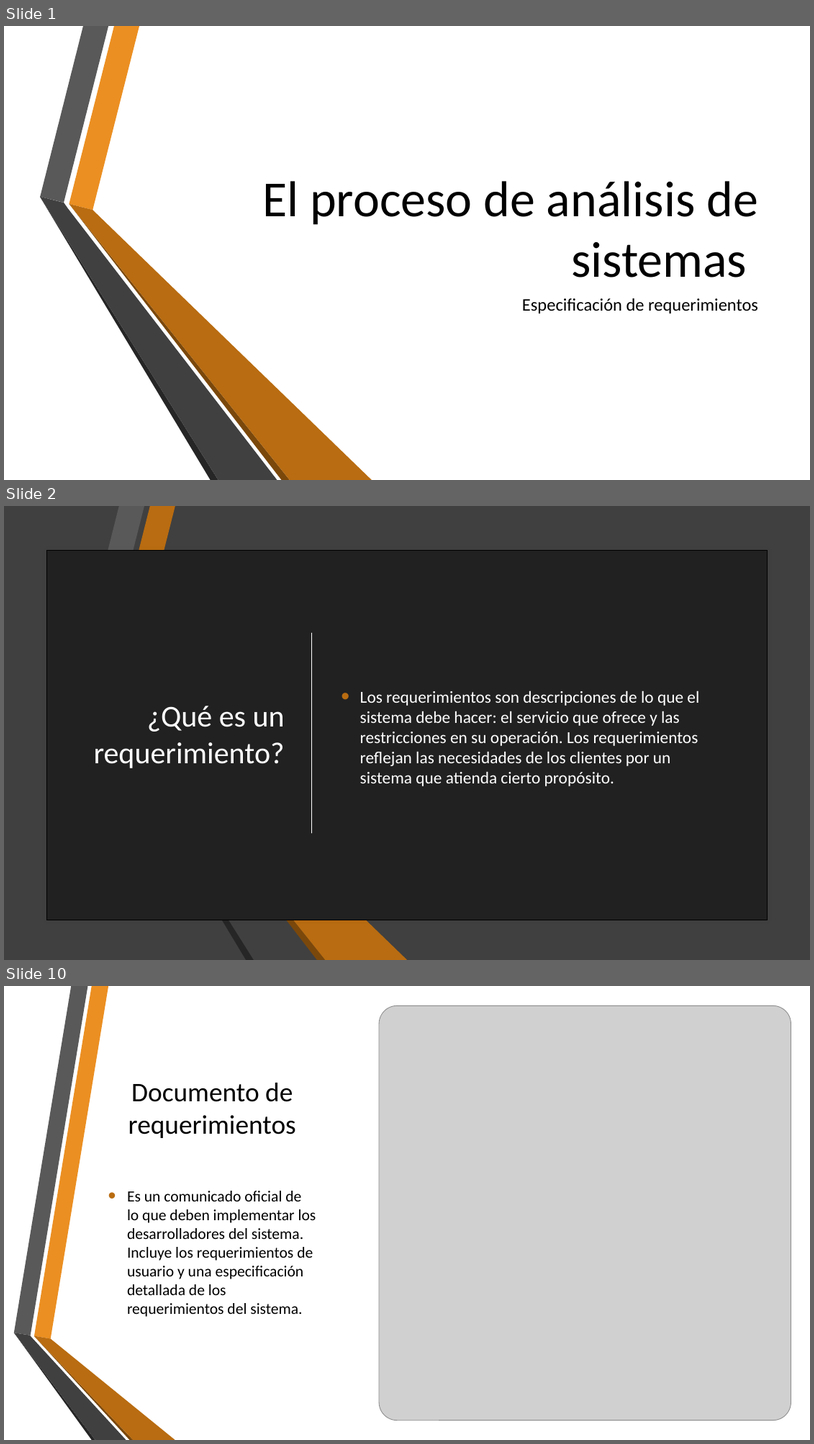
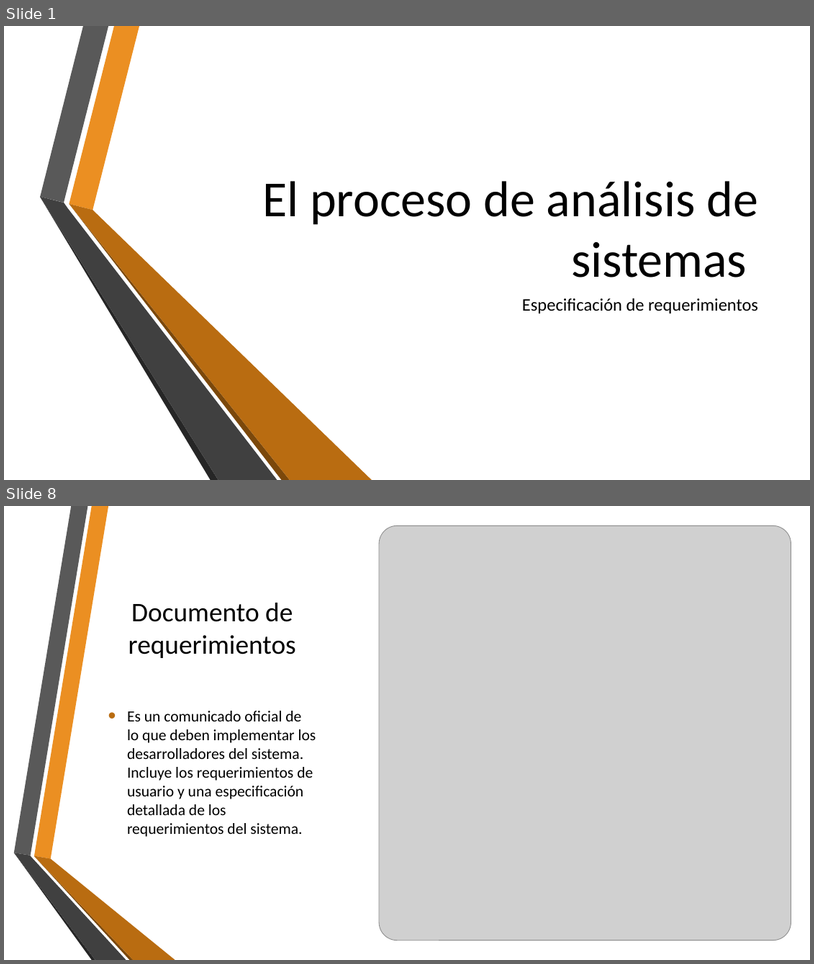
Before and after one commit to AryShared/SystemAnalysis, a slide deck: 2-2 Especificacion de requerimientos.pptx. Shown one above the other, each under a label of ours: slides 1, 2 and 10 before the commit, slides 1 and 8 after it; the slides between them are not shown. The pictures are 814x1444 and 814x964 pixels, drawn with LibreOffice and Linux fonts; fonts in the diff are those of the drawing; grey boxes stand for pictures; background and template pictures are left out. Boxes give left, top, right and bottom in pixels: in the first picture for what was removed or moved away, otherwise in the second. Text is boxed around its words. In the diff, an @@ line names an element or a change of style, - is before the commit and + after.

```diff
--- a/2-2 Especificacion de requerimientos.pptx
+++ b/2-2 Especificacion de requerimientos.pptx
@@ slide 2 removed at <box>4,506,810,960</box>, background #212121; not listed: 3 template elements that a slide beside it also shows @@
@@ rectangle removed at <box>4,506,810,960</box> @@
@@ freeform shape removed at <box>13,506,88,855</box> @@
@@ rectangle removed at <box>47,550,767,919</box> @@
@@ line removed from (312, 633) to (312, 833) @@
@@ group removed at <box>76,506,408,960</box>: 6 freeform shapes @@
@@ text removed at <box>360,690,700,786</box> @@
-• Los requerimientos son descripciones de lo que el sistema debe hacer: el servicio que ofrece y las restricciones en su operación. Los requerimientos reflejan las necesidades de los clientes por un sistema que atienda cierto propósito.
@@ title removed at <box>94,705,285,768</box> @@
-¿Qué es un requerimiento?
@@ freeform shape removed at <box>13,852,95,960</box> @@
@@ freeform shape removed at <box>13,852,126,960</box> @@
@@ what was slide 10 is now slide 8 @@
```
Also in this commit, not shown: 2 slides changed, 1 slide added, 7 other slides removed, 6 other files.
